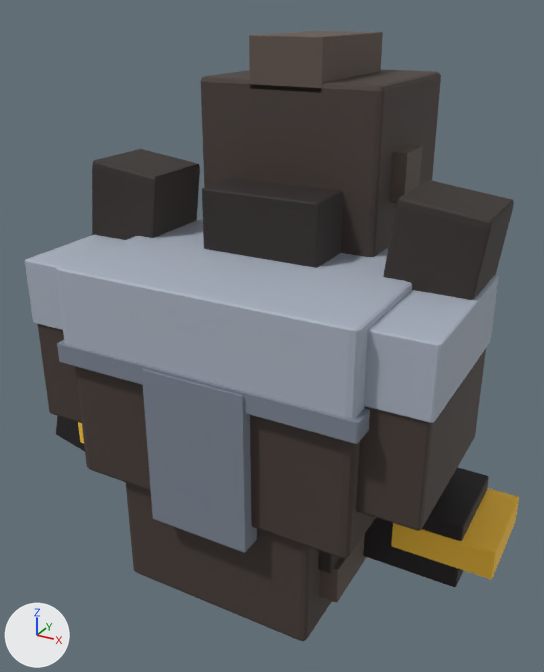
Two versions of the glTF model public/models/pets/gorilla.glb, one commit apart.
The view is the same before and after, from a camera (50 mm lens) standing at (0.632, -1.086, 1.047) and looking at (-0.035, 0.127, 0.441). The lights are fixed; the arrows at lower left show +X, +Y and +Z. The first picture is the older version. Where no turn or scale is listed for an object, it has been applied to the vertices. Vertices at exactly the same position are counted once.

Names of what the first picture shows: 'arm.L', 'arm.R', 'body', 'head', 'leg.FL'.
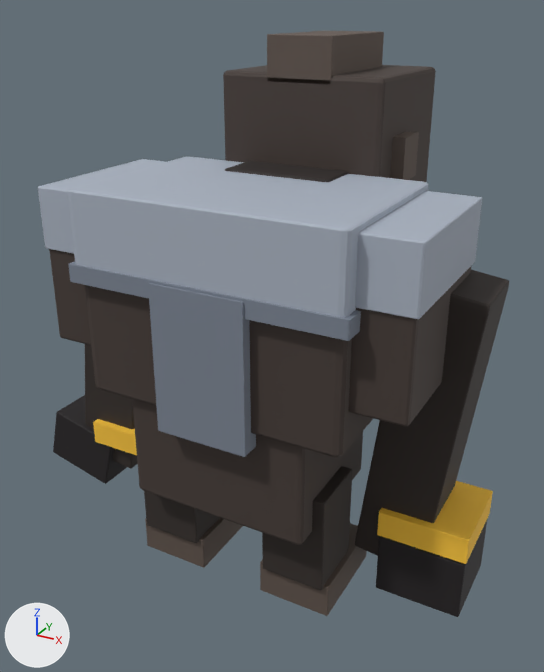
ob_root is not drawn itself; it is the parent of ob_arm_l, ob_arm_r.

Where the newer file only moved an object's origin or applied its transform, the numbers keep the older frame.

The change, as a list of edits to the scene's bpy script:
```text
Change me_arm_l:
    used by ob_arm_l; parent = ob_root; location = (0.34, 0.11, 0.78); rotation_euler = (0.0, 0.122, 0.0), in degrees (0, 7, 0); scale = (0.17, 0.17, 0.7)
    remove me_arm_l.from_pydata(...)  # 168 vertices, 324 faces; spans x -0.46..1.55, y -0.62..0.62, z -0.96..0.15
    add me_arm_l.from_pydata(...)  # 168 vertices, 324 faces; spans x 0.0..1.64, y -0.62..0.62, z -1.1..0.01
    me_arm_l part 1: the loose piece of 56 vertices spanning x -0.46..0.54, y -0.5..0.5, z -0.85..0.15 is moved by (0.46, 0.0, -0.14)
    me_arm_l part 2: the loose piece of 56 vertices spanning x -0.11..1.19, y -0.6..0.6, z -0.96..-0.71 is moved by (0.46, 0.0, -0.14)
Change me_arm_r:
    used by ob_arm_r; parent = ob_root; location = (-0.34, 0.11, 0.78); rotation_euler = (0.0, 0.122, 0.0), in degrees (0, 7, 0); scale = (0.17, 0.17, 0.7)
    remove me_arm_r.from_pydata(...)  # 168 vertices, 324 faces; spans x -1.19..0.56, y -0.62..0.62, z -0.96..0.15
    add me_arm_r.from_pydata(...)  # 168 vertices, 324 faces; spans x -1.64..0.56, y -0.62..0.62, z -1.1..0.01
    me_arm_r part 3: the loose piece of 56 vertices spanning x -0.54..0.46, y -0.5..0.5, z -0.85..0.15 is moved by (-0.46, 0.0, -0.14)
    me_arm_r part 4: the loose piece of 56 vertices spanning x -1.19..0.11, y -0.6..0.6, z -0.96..-0.71 is moved by (-0.46, 0.0, -0.14)
Change me_body:
    used by ob_body; location = (0.0, 0.0, 0.283)
    remove me_body.from_pydata(...)  # 516 vertices, 988 faces; spans x -0.385..0.385, y -0.208..0.257, z -0.283..0.358
    add me_body.from_pydata(...)  # 516 vertices, 988 faces; spans x -0.347..0.347, y -0.187..0.232, z -0.088..0.49
    me_body part 5: the whole mesh is scaled about its middle by 0.9, then moved by (0.0, -0.002, 0.164)
Change me_head:
    used by ob_head; location = (0.0, 0.23, 0.725)
    remove me_head.from_pydata(...)  # 344 vertices, 636 faces; spans x -0.203..0.203, y -0.218..0.265, z -0.115..0.275
    add me_head.from_pydata(...)  # 344 vertices, 636 faces; spans x -0.183..0.183, y -0.158..0.277, z -0.076..0.275
    me_head part 6: the whole mesh is scaled about its middle by 0.9, then moved by (0.0, 0.036, 0.019)
Change ob_root:
    ob_root.location: (0.0, 0.0, -0.0177) -> (0.0, 0.0, 0.0123)
    ob_root.scale: (0.885, 0.885, 0.885) -> (0.797, 0.797, 0.797)
```

Where the change shows, as pixel boxes [x1, y1, x2, y2] in the pictures (544 x 672 px; the box of a moved part takes in the faces that stretch with it):
'body', moved, rescaled (6% narrower, 8% shorter): before [25, 220, 498, 641]; after [38, 157, 482, 545]
'head', moved, rescaled: before [201, 31, 441, 268]; after [223, 31, 436, 182]
'arm.L', reshaped, moved, rescaled: before [364, 180, 519, 587]; after [355, 270, 509, 617]
'arm.R', reshaped, moved, rescaled: before [56, 149, 200, 451]; after [53, 344, 138, 484]
part 1 of me_arm_l, moved or reshaped: before [383, 180, 514, 300]; after [355, 270, 509, 556]
part 2 of me_arm_l, moved or reshaped: before [364, 467, 489, 587]; after [376, 520, 487, 617]
part 3 of me_arm_r, moved or reshaped: before [92, 149, 200, 240]; after [85, 344, 138, 469]
part 4 of me_arm_r, moved or reshaped: before [56, 416, 85, 451]; after [53, 395, 127, 484]
'leg.FL', unchanged, uncovered by the edit: before [318, 534, 366, 603]; after [260, 466, 367, 616]
'leg.FR', unchanged, uncovered by the edit: after [144, 491, 243, 568]
